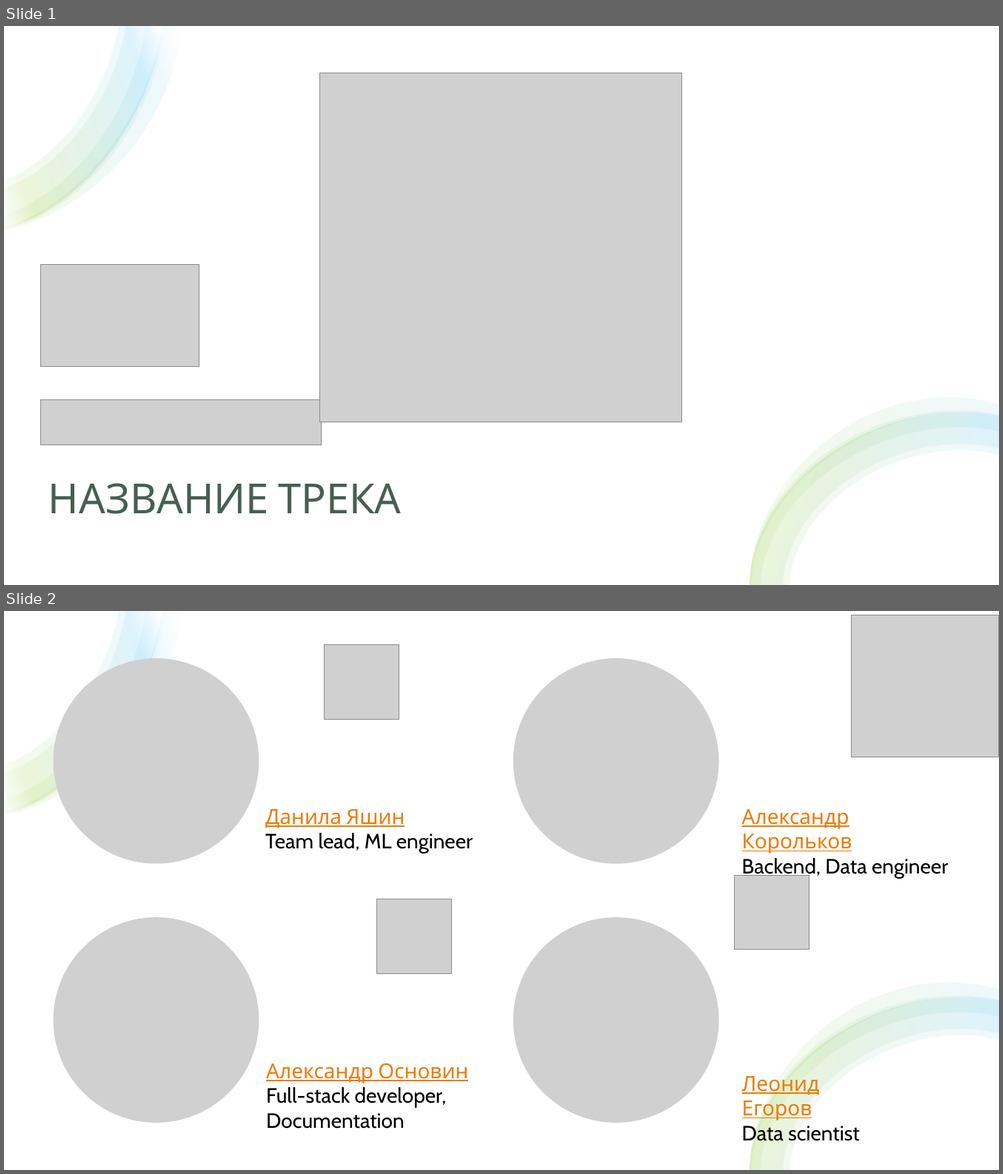
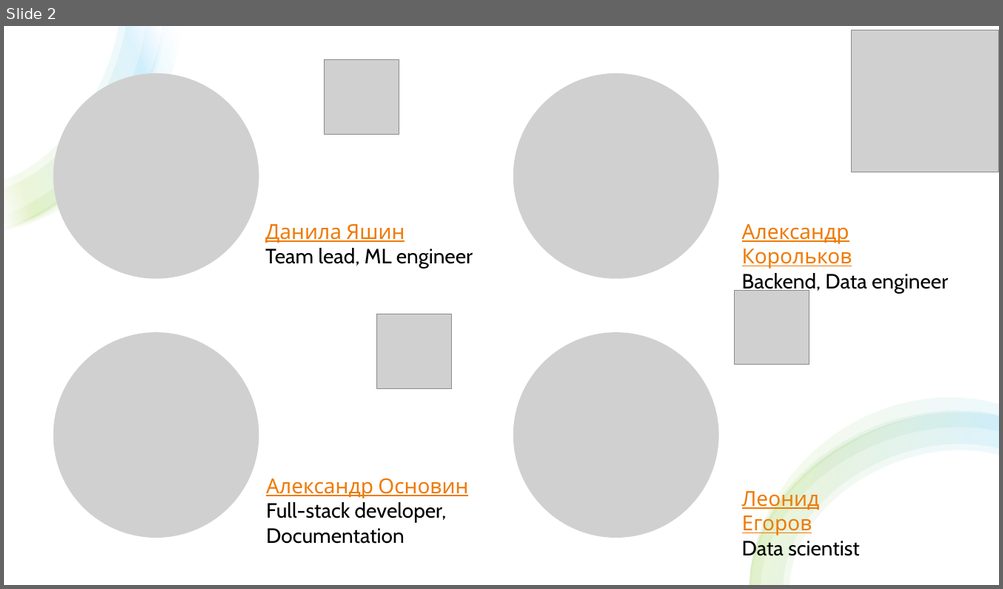
Before and after one commit to zibestr/Feedback-Analytics, a slide deck: presentation/protection.pptx. Shown one above the other, each under a label of ours: slides 1 and 2 before the commit, slide 2 after it. The pictures are 1003x1174 and 1003x589 pixels, drawn with LibreOffice and Linux fonts; fonts in the diff are those of the drawing; grey boxes stand for pictures. Boxes give left, top, right and bottom in pixels: in the first picture for what was removed or moved away, otherwise in the second. Text is boxed around its words. In the diff, an @@ line names an element or a change of style, - is before the commit and + after.

```diff
--- a/presentation/protection.pptx
+++ b/presentation/protection.pptx
@@ slide 1 removed at [4,26,999,585], background #FFFFFF @@
@@ rectangle removed at [4,26,999,585] @@
@@ group removed at [4,26,181,231]: 4 freeform shapes @@
@@ picture removed at [320,73,683,423] @@
@@ picture removed at [40,265,199,367] @@
@@ picture removed at [40,400,320,446] @@
@@ group removed at [749,398,999,585]: 4 freeform shapes @@
@@ title removed at [48,483,401,514] @@
-НАЗВАНИЕ ТРЕКА
```
Also in this commit, not shown: 1 slide changed, 3 slides added, 1 other slide removed, 1 other file.
